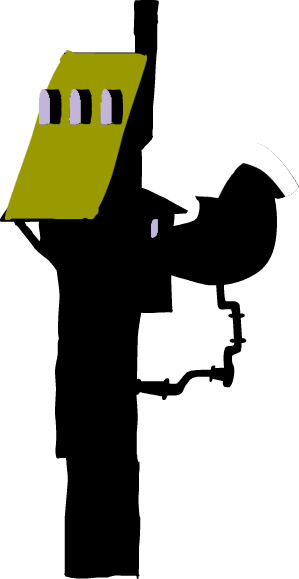
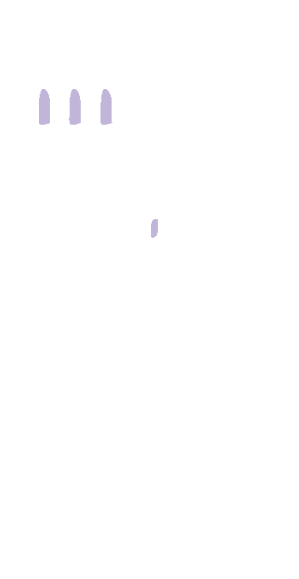
Revision of a layered 299px x 579px image; what changed, layer by layer:
hid "Слой 4" over (39, 89, 123, 125)
hid "Слой 2" over (5, 50, 147, 220)
hid "Слой 1" over (194, 142, 299, 198)
hid "Слой 0" over (0, 0, 299, 579)
